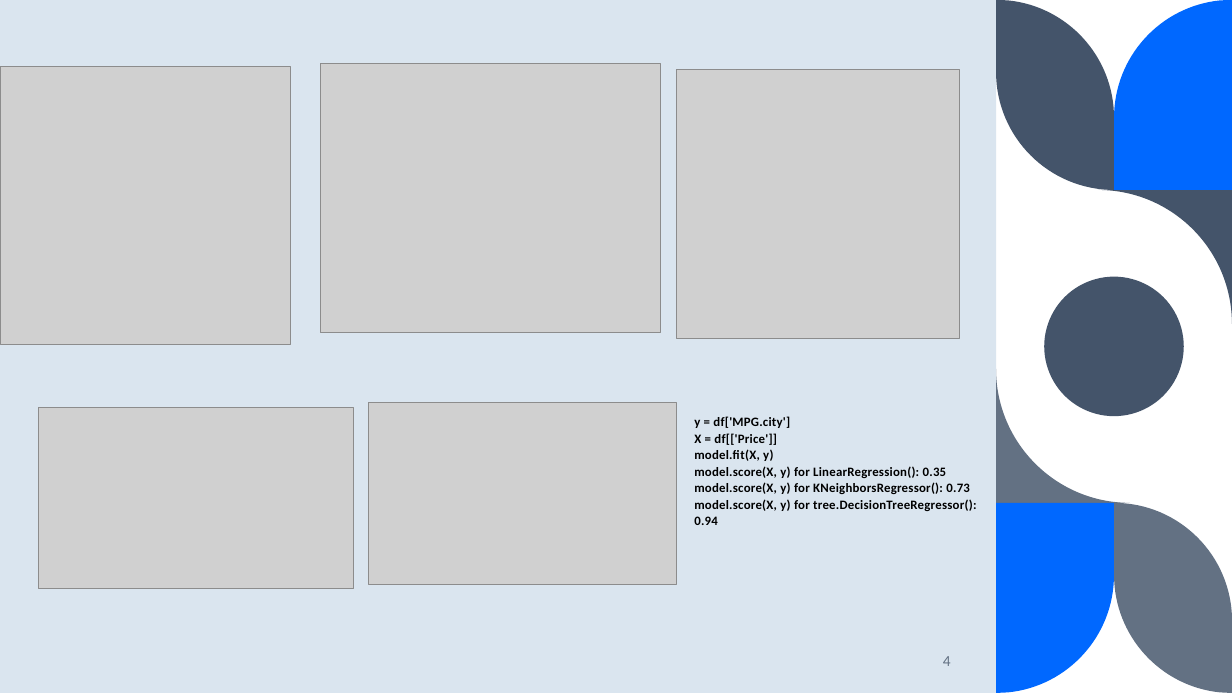
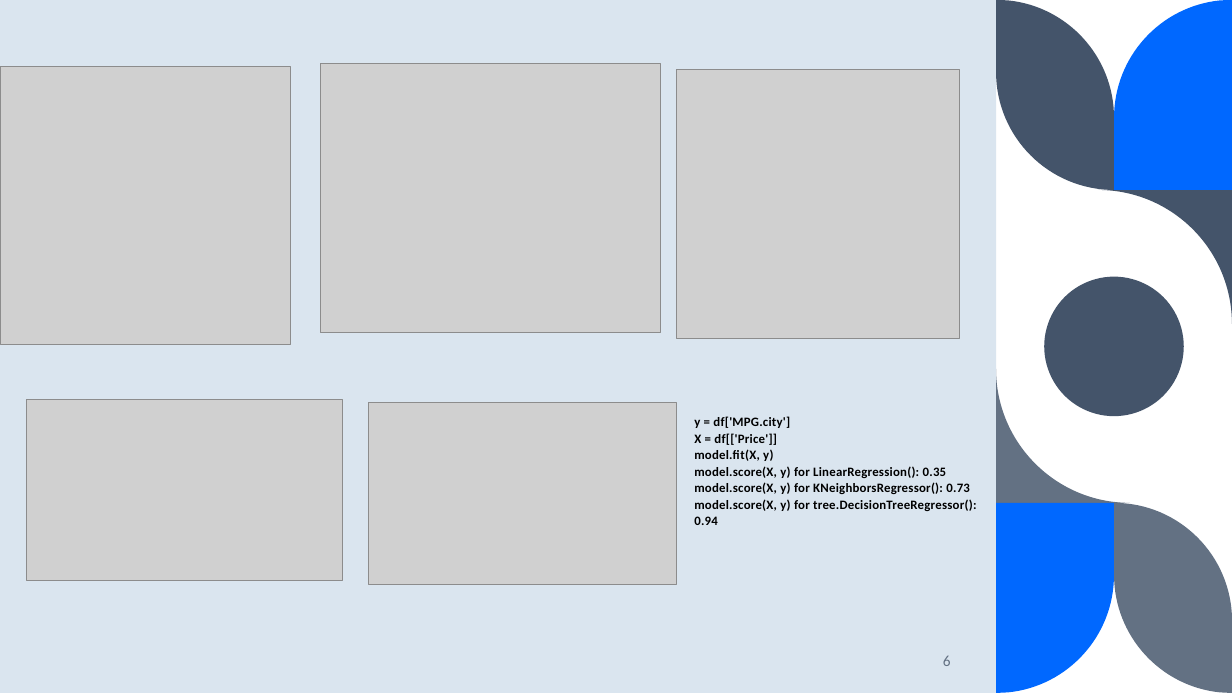
Before and after one commit to edwardoh7/wk09_fourthplace, a slide deck: slide 6 of Wk09 ppt presentation.pptx (slide 4 before the commit). Drawn at 1232x693 pixels with LibreOffice and Linux fonts; fonts in the diff are those of the drawing; grey boxes stand for pictures. Boxes give left, top, right and bottom in pixels: in the first picture for what was removed or moved away, otherwise in the second. Text is boxed around its words. In the diff, an @@ line names an element or a change of style, - is before the commit and + after.

```diff
--- a/Wk09 ppt presentation.pptx
+++ b/Wk09 ppt presentation.pptx
@@ picture: place and size @@
-picture at [39, 408, 354, 589]
+picture at [27, 399, 342, 580]
@@ page number at [943, 656, 951, 666]: text changed @@
-4
+6
```
Also in this commit, not shown: 7 other slides changed, 4 slides added, 1 slide removed, 2 other files.
